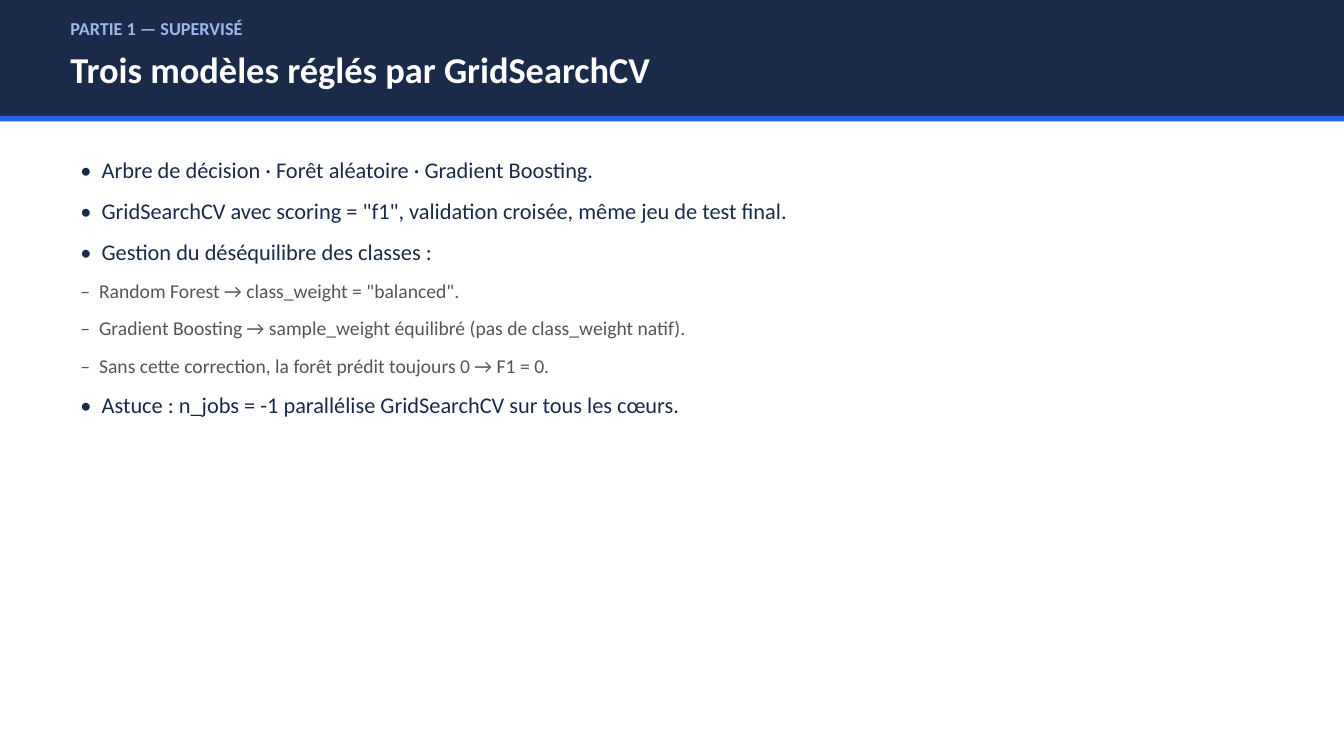
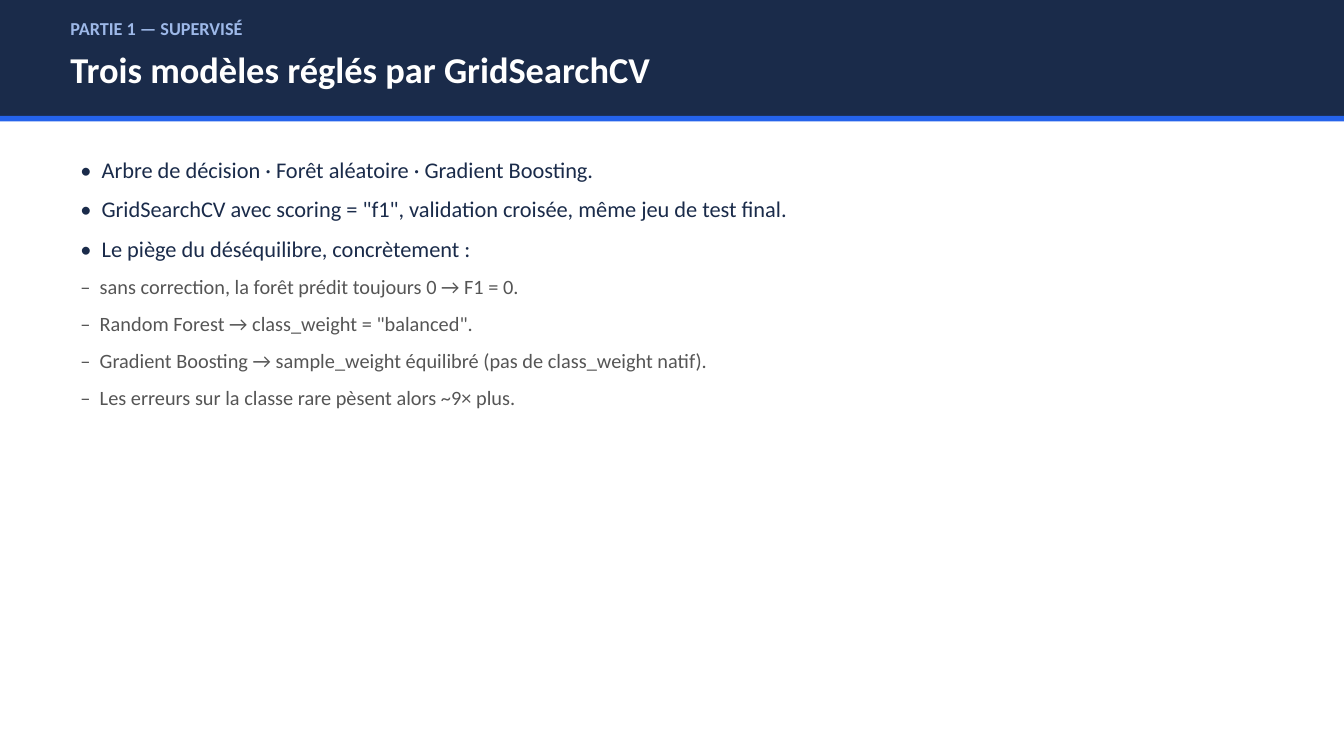
Before and after one commit to RobinsanKiritheepan/Cours_Python, a slide deck: slide 5 of Cours_IA/Machine_learning/Cartons_Jaunes_FIFA2026/Presentation_ML_FIFA.pptx (slide 4 before the commit). Drawn at 1344x756 pixels with LibreOffice and Linux fonts; fonts in the diff are those of the drawing. Boxes give left, top, right and bottom in pixels: in the first picture for what was removed or moved away, otherwise in the second. Text is boxed around its words. In the diff, an @@ line names an element or a change of style, - is before the commit and + after.

```diff
--- a/Cours_IA/Machine_learning/Cartons_Jaunes_FIFA2026/Presentation_ML_FIFA.pptx
+++ b/Cours_IA/Machine_learning/Cartons_Jaunes_FIFA2026/Presentation_ML_FIFA.pptx
@@ text at bbox=[100, 162, 787, 372]: size 14 to 14.5 pt in "– Random Forest → class_weight = "balanced".", "– Gradient Boosting → sample_weight équilibré (pas ..."; less space between paragraphs @@
@@ text at bbox=[100, 241, 518, 298]: text changed; size 16 to 14.5 pt; text colour #1A2B4A to #555555 @@
-• Gestion du déséquilibre des classes :
+• Le piège du déséquilibre, concrètement :
+– sans correction, la forêt prédit toujours 0 → F1 = 0.
@@ text at bbox=[100, 391, 515, 409]: text changed; size 16 to 14.5 pt; text colour #1A2B4A to #555555 @@
-– Sans cette correction, la forêt prédit toujours 0 → F1 = 0.
-• Astuce : n_jobs = -1 parallélise GridSearchCV sur tous les cœurs.
+– Les erreurs sur la classe rare pèsent alors ~9× plus.
```
Also in this commit, not shown: 7 other slides changed, 6 slides added, 2 slides removed, 6 other files.
